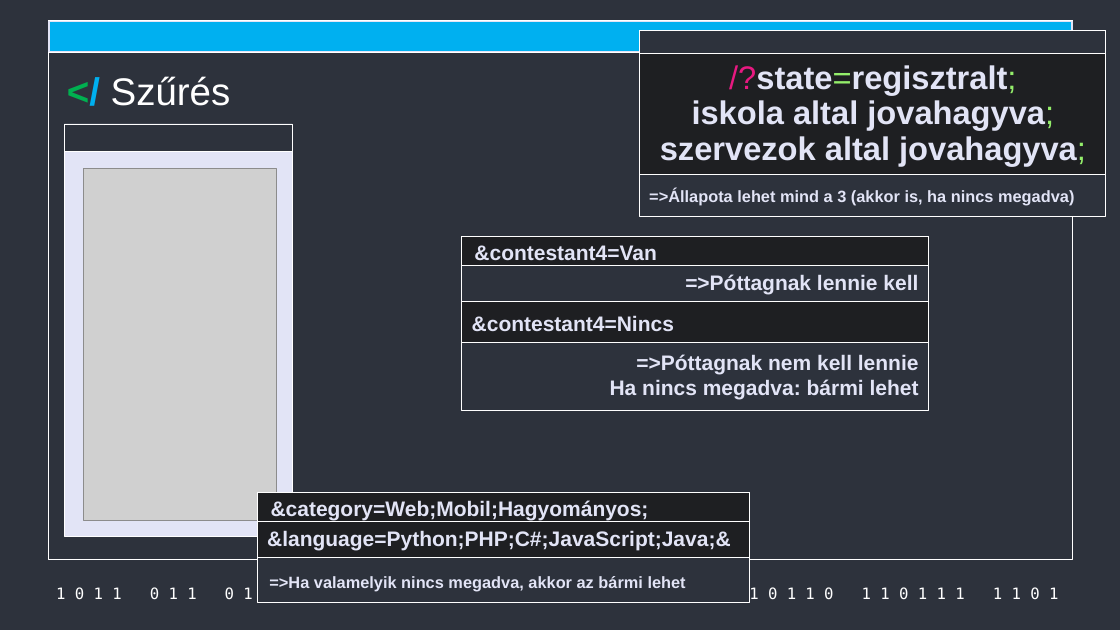
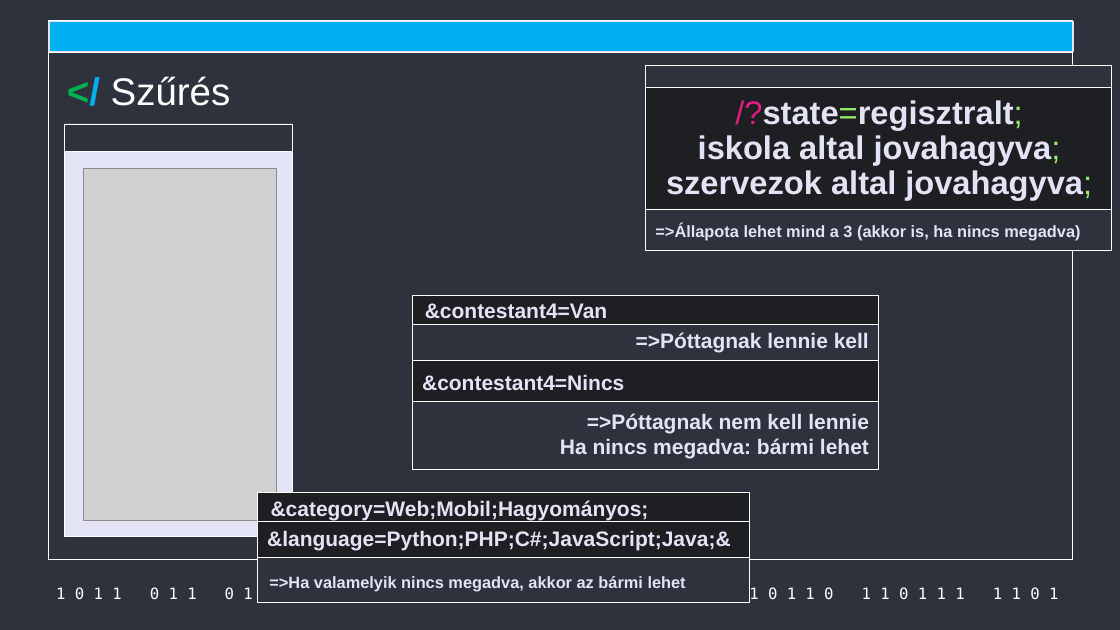
Before and after one commit to Acsilaa/dusza2024-25, a slide deck: slide 11 of Hell yeah ppt.pptx (slide 9 before the commit). Drawn at 1120x630 pixels with LibreOffice and Linux fonts; fonts in the diff are those of the drawing; grey boxes stand for pictures. Boxes give left, top, right and bottom in pixels: in the first picture for what was removed or moved away, otherwise in the second. Text is boxed around its words. In the diff, an @@ line names an element or a change of style, - is before the commit and + after.

```diff
--- a/Hell yeah ppt.pptx
+++ b/Hell yeah ppt.pptx
@@ 3 rectangles, 2 texts: place and size @@
-3 rectangles, 2 texts at box(639, 30, 1106, 216)
+3 rectangles, 2 texts at box(645, 65, 1112, 251)
@@ 4 texts, 4 rectangles: place and size @@
-4 texts, 4 rectangles at box(462, 237, 928, 411)
+4 texts, 4 rectangles at box(413, 296, 879, 470)
```
Also in this commit, not shown: 5 other slides changed, 9 slides added, 4 slides removed.
